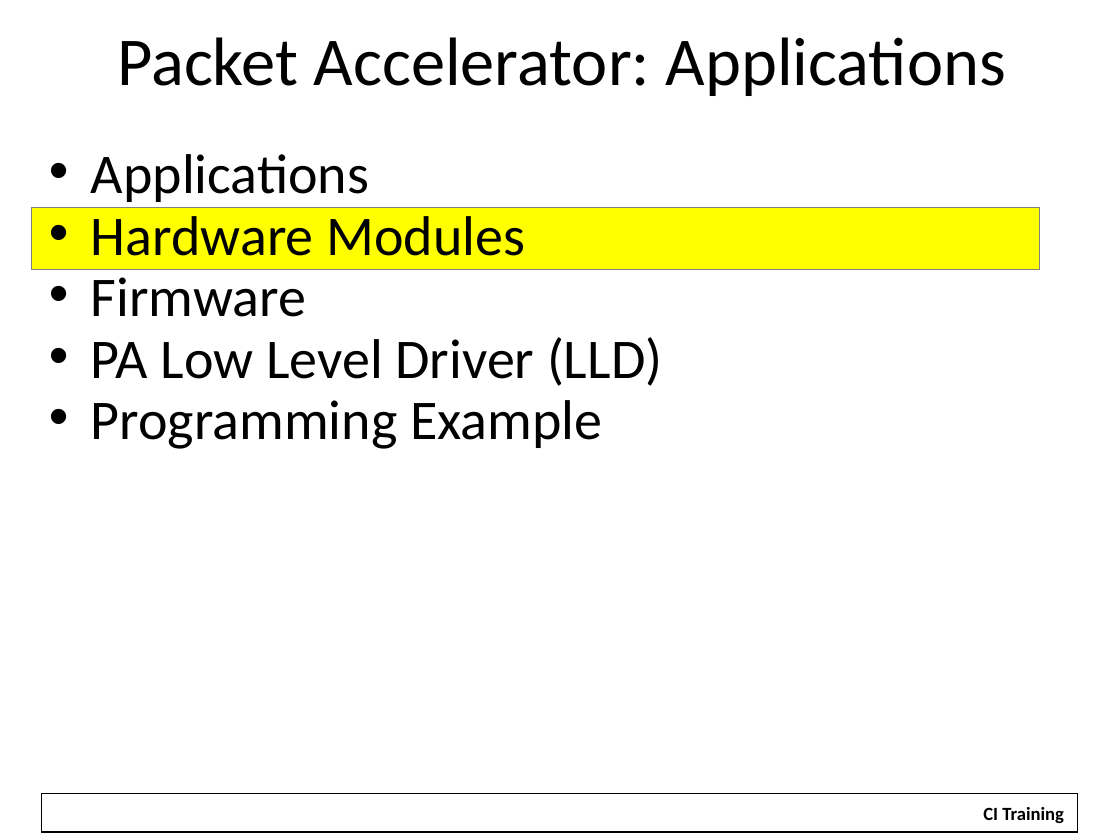
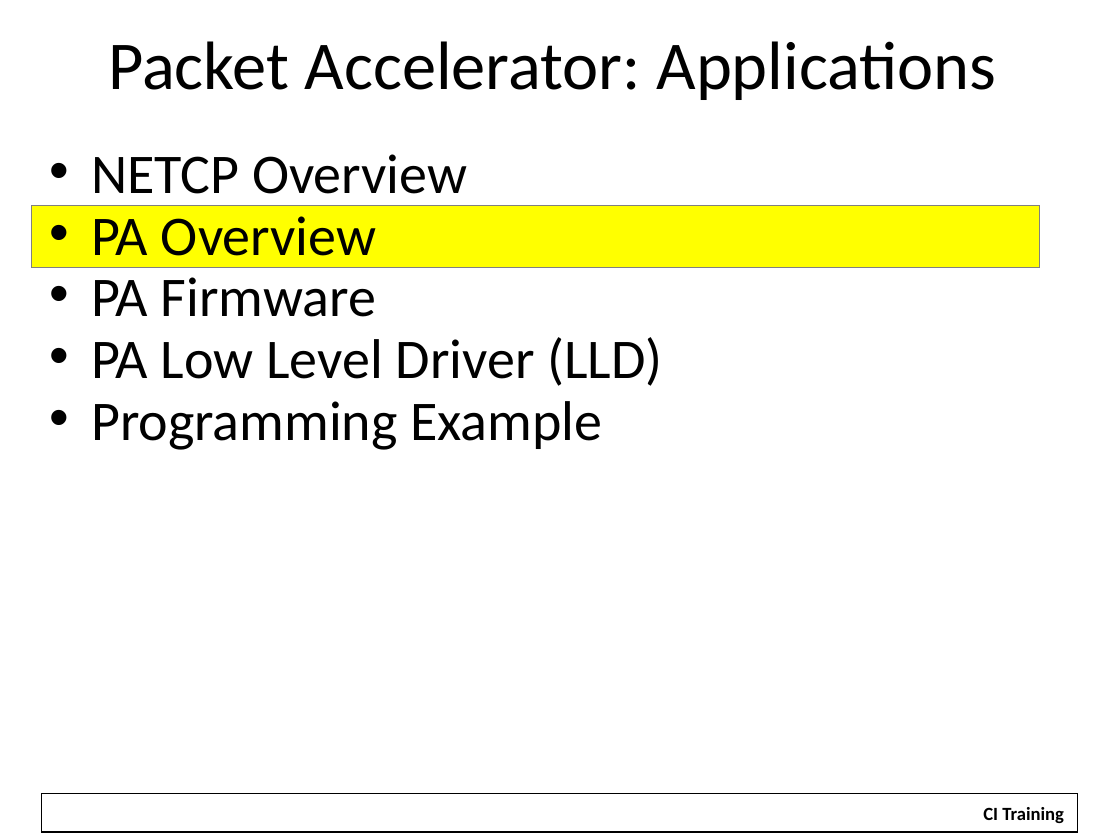
Before and after one commit to hari1989/keystone-workshop, a slide deck: slide 7 of slides/KeyStone NETCP PA.pptx (slide 5 before the commit). Drawn at 1120x840 pixels with LibreOffice and Linux fonts; fonts in the diff are those of the drawing; background and template pictures are left out. Boxes give left, top, right and bottom in pixels: in the first picture for what was removed or moved away, otherwise in the second. Text is boxed around its words. In the diff, an @@ line names an element or a change of style, - is before the commit and + after.

```diff
--- a/slides/KeyStone NETCP PA.pptx
+++ b/slides/KeyStone NETCP PA.pptx
@@ title "Packet Accelerator: Applications": place and size @@
-title "Packet Accelerator: Applications" at (117,37,1006,96)
+title "Packet Accelerator: Applications" at (108,41,996,100)
@@ text at (91,154,467,317): text changed @@
-• Applications
-• Hardware Modules
-• Firmware
+• NETCP Overview
+• PA Overview
+• PA Firmware
```
Also in this commit, not shown: 11 other slides changed, 3 slides added, 2 slides removed.
